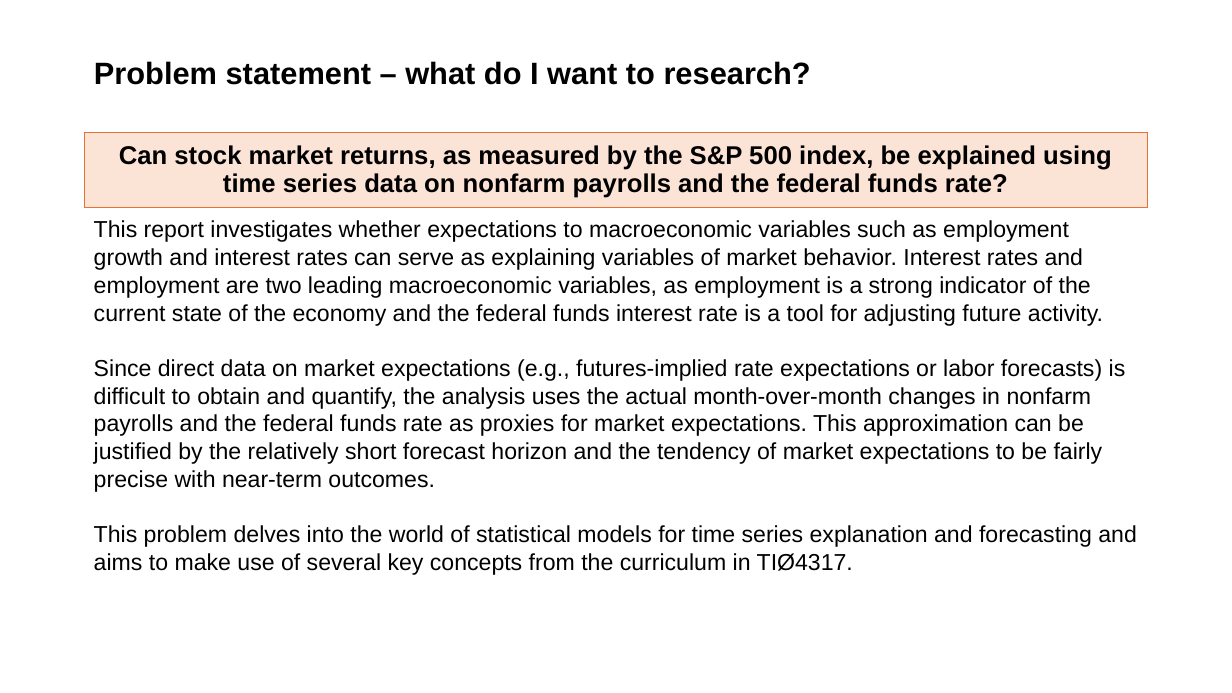
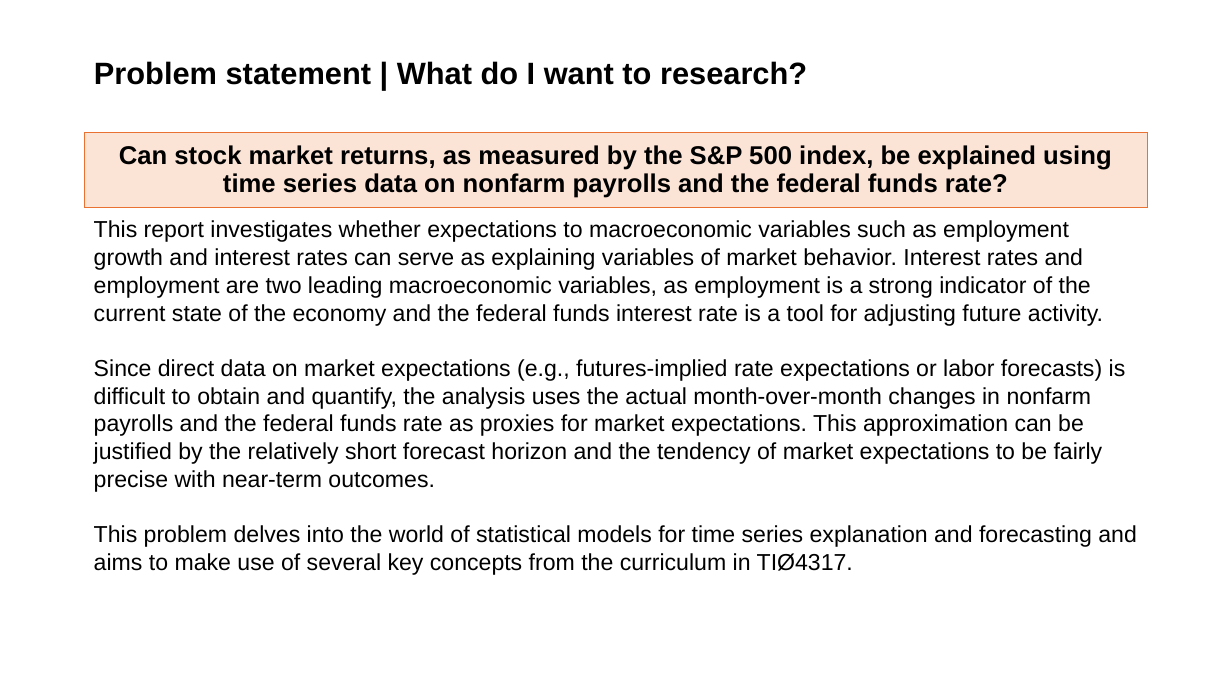
Before and after one commit to Bautz-Holter/sp500_fedfunds_payems, a slide deck: slide 2 of Empirical Project.pptx. Drawn at 1232x693 pixels with LibreOffice and Linux fonts; fonts in the diff are those of the drawing. Boxes give left, top, right and bottom in pixels: in the first picture for what was removed or moved away, otherwise in the second. Text is boxed around its words. In the diff, an @@ line names an element or a change of style, - is before the commit and + after.

```diff
--- a/Empirical Project.pptx
+++ b/Empirical Project.pptx
@@ title at <box>94,61,807,85</box>: text changed @@
-Problem statement – what do I want to research?
+Problem statement | What do I want to research?
```
Also in this commit, not shown: 4 other slides changed, 2 other files.
